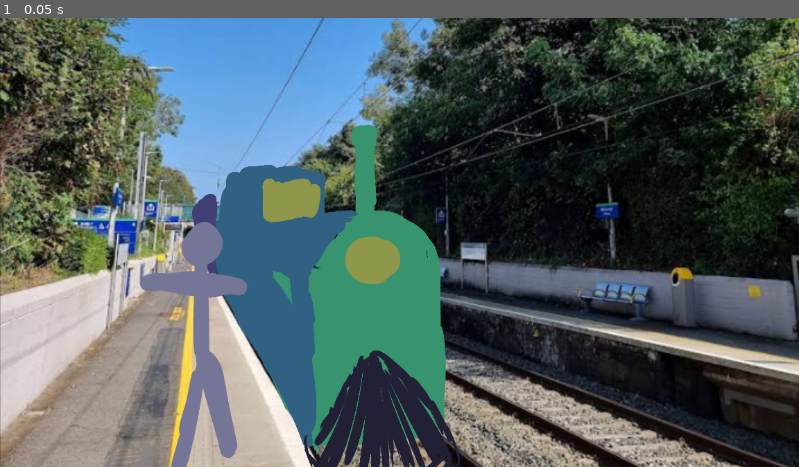
Above: before the commit, frame 1.
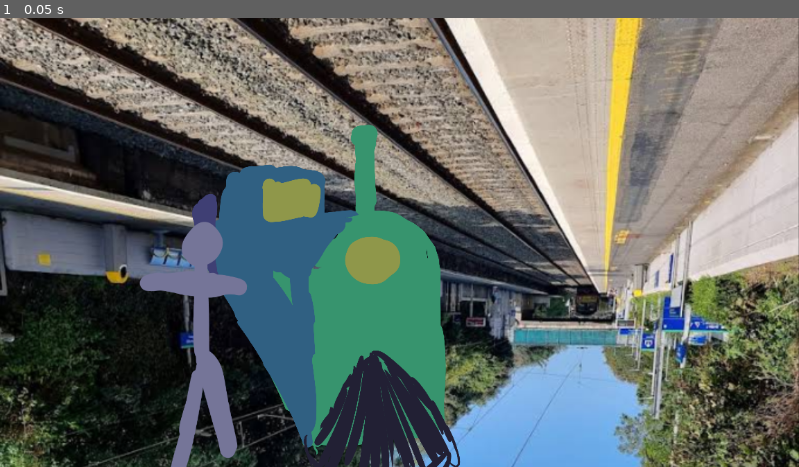
Above: after the commit, the same moment.

Repository: JCoMcL/ld59
Game: Godot game, scene res://stations/temp_station_5.tscn
The game is run twice, just before and just after one commit, with the same random seed, the same clock (stepped at 60 frames per second) and the same inputs. This scene is started directly instead of the project's main scene.
Inputs:
- Up to frame 1 (0.05 s): no input

The runs differ from the first frame. In frame 1, 79% of the frame differs, in the area x 0-100%, y 0-100%.

Commit message:
Added dialogue for Tim, updated scenes

Diff:
--- /dev/null
+++ b/characters/tim.gd
@@ -0,0 +1,101 @@
+extends TextureRect
+
+@export var speaker_color:Color
+@export var speaker_portrait:Texture2D
+
+func open_dialogue():
+    var p = Root.get_dialogue_panel(self)
+    p.clear()
+    p.speaker_color = speaker_color
+    p.set_speaker_portrait(speaker_portrait)
+    p.visible = true
+
+    await p.add_description_box(
+"A big-cash class unit is staring at you with an opportunistic spark in his eye. An imprint of a smile that exposes his gold teeth is stuck with him forever."
+	).done_showing
+    await p.add_description_box(
+"His oblique is covered in all manner of gems and jewels he probably acquired by performing a merit of a questionable character."
+    ).done_showing
+    await p.add_speech_box("Tim Buttlerkson, at your service, kind sir!").done_showing
+    await p.add_description_box(
+"He speaks so quickly his sentences feel like singular words."
+    ).done_showing
+    await p.add_speech_box("Pleasure to meet you!").done_showing
+    await p.add_description_box(
+"His arm is approaching you at an unbelievable speed, and your hand is shaking his before you could even react."
+    ).done_showing
+
+    var answer = await p.add_question_box({
+        "1": "...And good day to you, sir. To whom do I owe such an honor?"
+    })
+
+    await p.add_speech_box("Why, of course, as I already mentioned, I am Tim Buttlerkson, an entrepreneur from Royal Pleasure Services!").done_showing
+    await p.add_description_box(
+"He actually did already mention his name. Not just your muscle, but your memory can't outpace this behemoth of capital."
+    ).done_showing
+    await p.add_speech_box("May I interest you in purchasing an amount of luxurious premium metal? I am talking about PURE, HIGH-CARAT, and SACRAMENT G-O-L-D!").done_showing
+    await p.add_description_box(
+"You try to open your mouth, but the flood of words and epithets crush any initiative you attempt to preserve."
+    ).done_showing
+    await p.add_speech_box("It is a SUBLIME investment and a PERFECT gift! Maybe for your poor grandma! Imagine all the teeth she can forge for herself from one bar! She will be grateful to you until the sunset of the empires! Or maybe... for your lover? She would be delighted with such an exquisite and sophisticated choice...").done_showing
+    await p.add_description_box(
+"Cold sweat breaks on your spine. It bleeds down as you regain your memories."
+    ).done_showing
+    await p.add_description_box(
+"A lover? You do* have a lover. Who do you think wrote that letter you keep so close to your heart?"
+    ).done_showing
+
+
+    answer = await p.add_question_box({
+        "1": "A lover... I..."
+    })
+
+    await p.add_speech_box("I see I am correct.").done_showing
+    await p.add_description_box(
+"His face is consumed by hunger. He got you where he wants you."
+    ).done_showing
+    await p.add_speech_box("Your wife won't be pleased when she finds out, sir. But between the two of us - you should let her be. This whole 'marriage' concept is so old, so archaic, so unbound to the modern reality.").done_showing
+    await p.add_speech_box("It is not your fault you are like this; everything this society ever taught us is to let go, forgive, and accept. Only the ones who understand that can get anything from those who obey.").done_showing
+    await p.add_speech_box("Now that we established that, would you like to buy a whole bar of gold for the lover of your dreams?").done_showing
+
+    answer = await p.add_question_box({
+        "1": "Even if I wanted to, I have nothing to pay with."
+    })
+    await p.add_speech_box("- Oh, don't problem. Everyone has something precious. Have you met my good friend Wellington? I got his beer.").done_showing
+    await p.add_description_box(
+"Tim slaps a pocket on his suit full of liquid. A small droplet of it jumps out of the pocket."
+    ).done_showing
+    await p.add_speech_box("As for you, young gentleman, I see a shiny necklace. No real value, but for the love of the trade, I will give off a full bar of gold for your cheap piece of metal.").done_showing
+    await p.add_description_box("The necklace feels especially cold on your chest. You take it in your arm to investigate it but realize it was not its physical sensation that made you feel cold, but something else troubling you.").done_showing
+    await p.add_description_box(
+"You open up the necklace.It has an image of a young lady, smiling innocently on the left side and a scribble 'For my dear husband' on the right side."
+    ).done_showing
+
+    answer = await p.add_question_box({
+        "1": "This necklace... it is from my wife."
+    })
+    await p.add_description_box(
+"Tim's voice sounds more calculating and strict."
+    ).done_showing
+    await p.add_speech_box("The more reason to get rid of it. Don't you want to forget her and keep on going with your real life?").done_showing
+    await p.add_description_box(
+"He takes a pause as if waiting even for a moment is taxing on him."
+    ).done_showing
+    await p.add_speech_box("What is your verdict, sir? Deal?").done_showing
+
+    answer = await p.add_question_box({
+		"1": "Deal.",
+		"2": "No, I can not do this."
+	})
+
+    if answer == "1":
+        await p.add_description_box("The necklace is gone. It is a part of you no longer. A very light piece of yellow metal appears in your arms. You hit it gently with your fist, and an echo is heard from within the encasement. It is hollow.").done_showing
+        await p.add_description_box("You lift your eyes to find Tim, but he is no longer here. You can not do anything about it. A deal is a deal.").done_showing
+    elif answer == "2":
+        await p.add_speech_box("A shame to say the least; I hoped you would be a bit more open-minded and, frankly, a bit more intelligent.").done_showing
+        await p.add_description_box("Tim walks off. He walks down the station but does so for a very long time until his silhouette almost disappears from on the horizon.").done_showing
+        await p.add_description_box("You try to follow him but reach the end of the platform a few meters away while his figure disappears completely.").done_showing
+
+func _gui_input(ev: InputEvent):
+    if ev is InputEventMouseButton and ev.pressed:
+        open_dialogue()
--- a/stations/temp_station_5.tscn
+++ b/stations/temp_station_5.tscn
@@ -17,6 +17,8 @@
 grow_vertical = 2
 scale = Vector2(0.6740784, 0.6740784)
 texture = ExtResource("1_migbv")
+flip_h = true
+flip_v = true
 script = ExtResource("2_54yar")
 
 [node name="train" type="TextureRect" parent="." unique_id=626550440]
Binary file added: stations/station_3.png
Not shown, added: stations/station_3.png.import
Binary file added: stations/station_4.png
Not shown, added: stations/station_4.png.import
